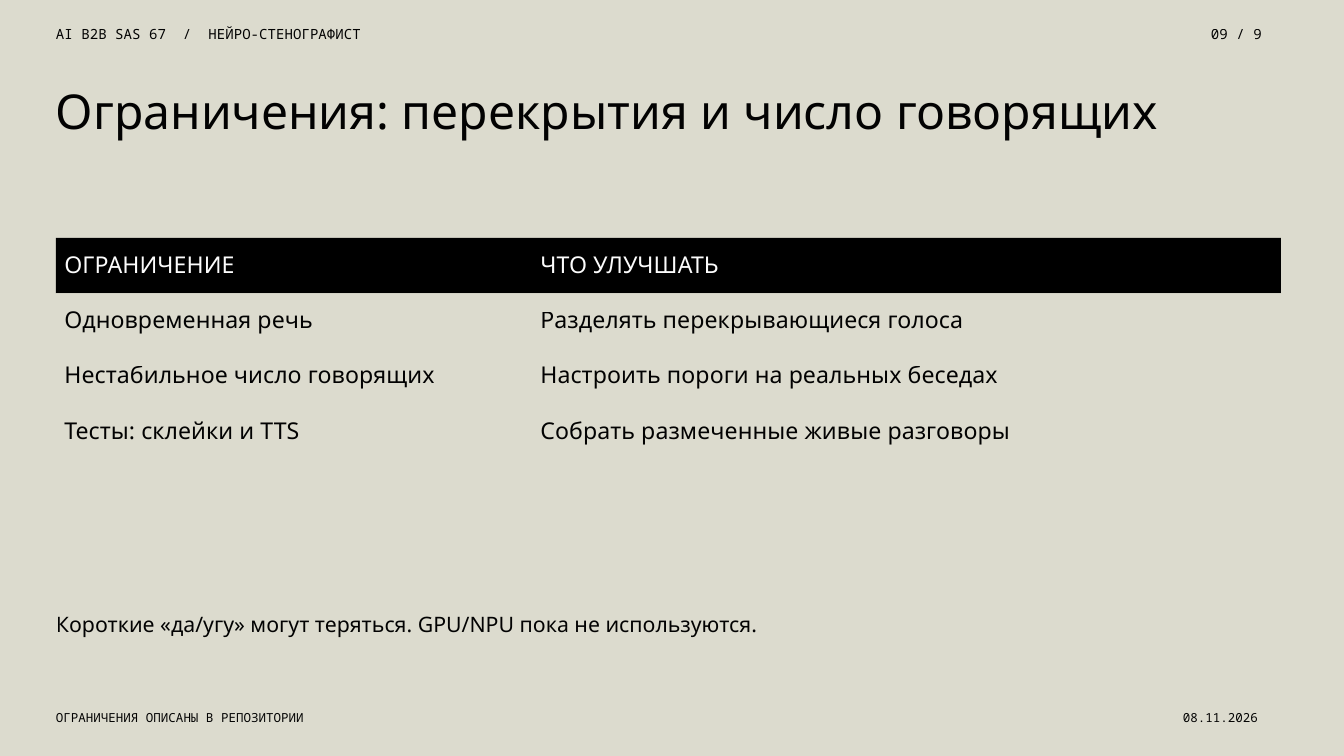
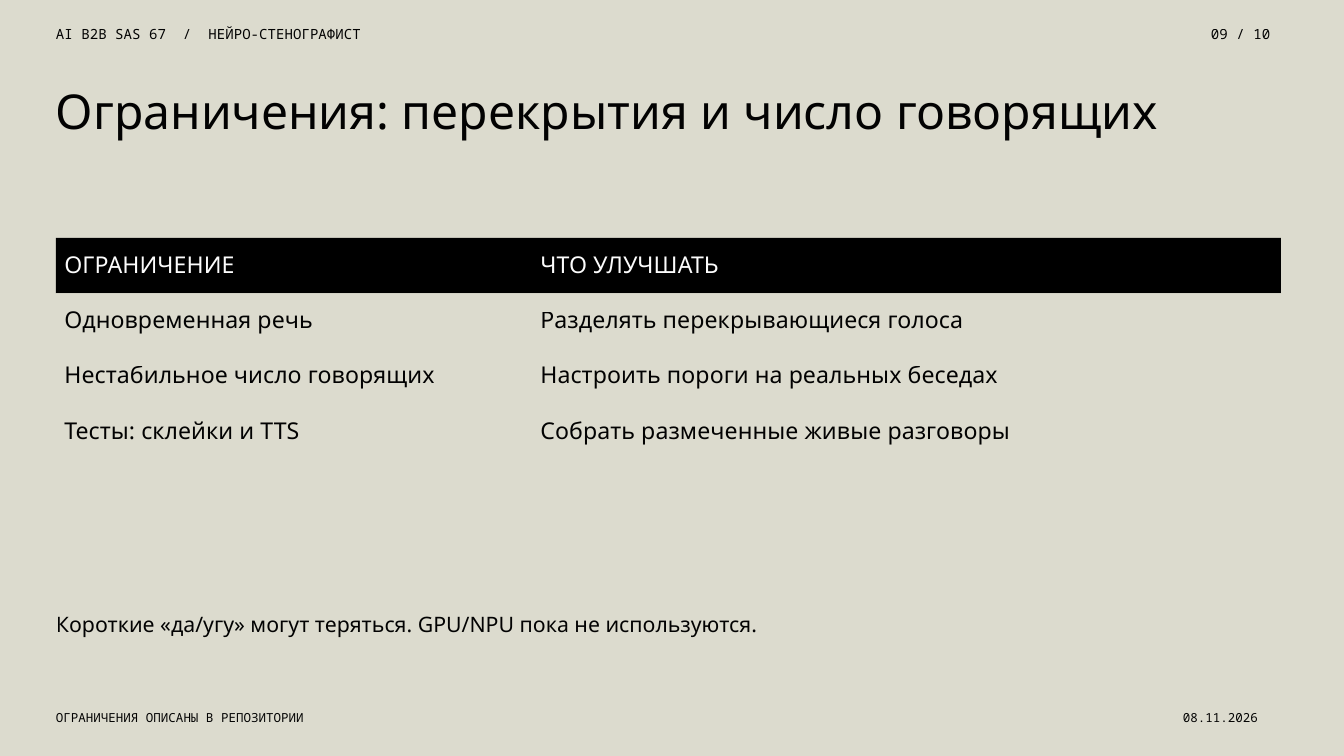
Before and after one commit to Danila331/neuro-stenographer, a slide deck: slide 11 of artifacts/presentation/defense.pptx. Drawn at 1344x756 pixels with LibreOffice and Linux fonts; fonts in the diff are those of the drawing. Boxes give left, top, right and bottom in pixels: in the first picture for what was removed or moved away, otherwise in the second. Text is boxed around its words. In the diff, an @@ line names an element or a change of style, - is before the commit and + after.

```diff
--- a/artifacts/presentation/defense.pptx
+++ b/artifacts/presentation/defense.pptx
@@ text at <box>1211,29,1270,39</box>: text changed @@
-09 / 9
+09 / 10
```
Also in this commit, not shown: 9 other slides changed, 1 slide added.
